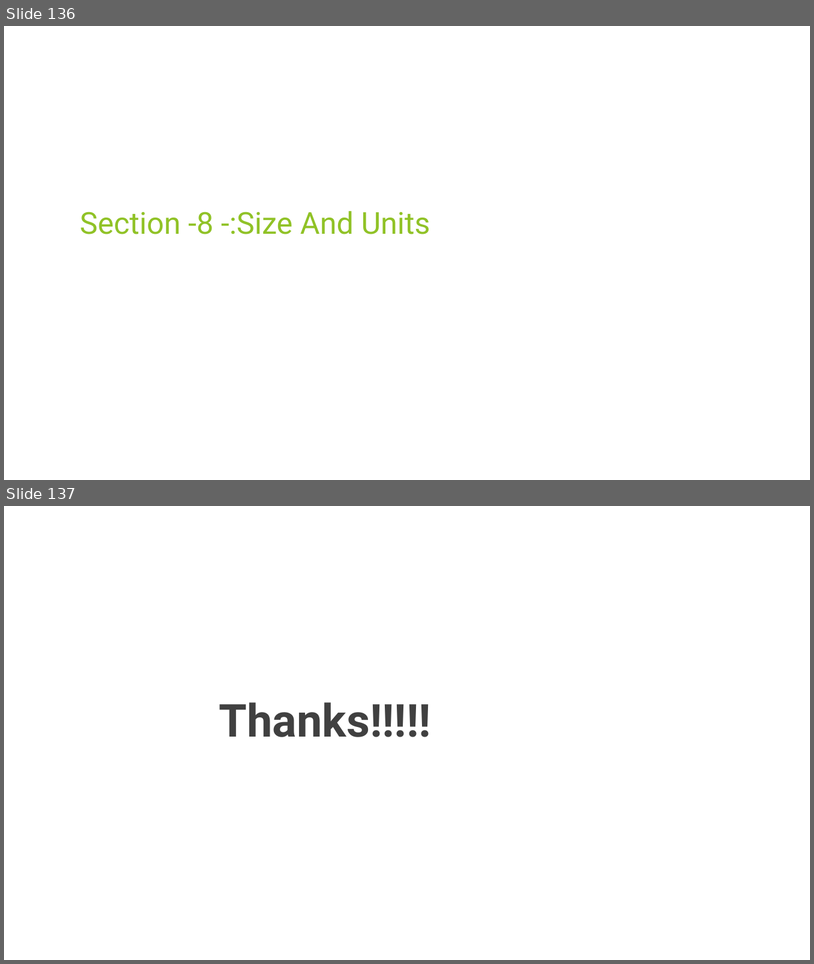
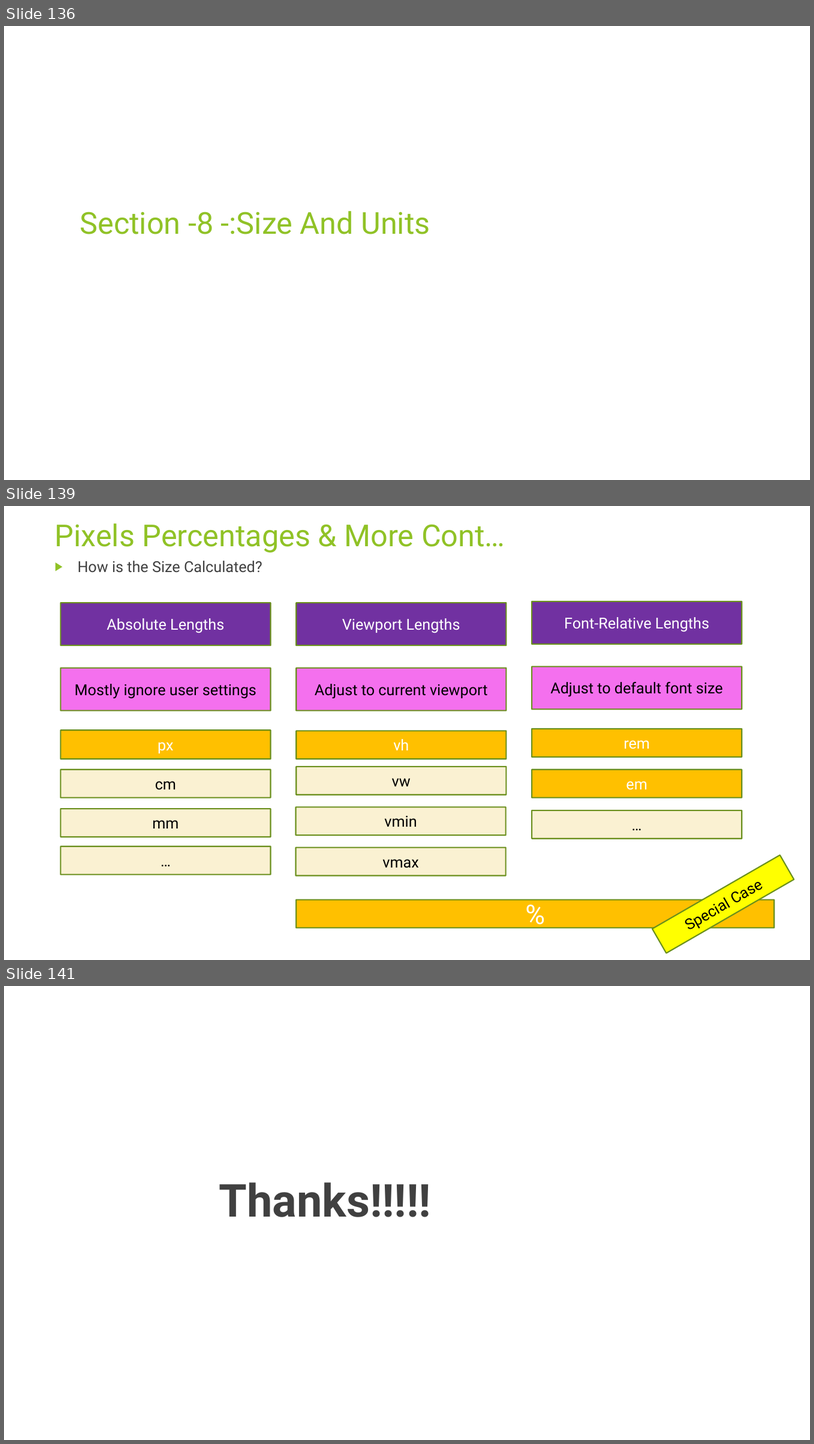
Before and after one commit to rudhrainfogain/CSS, a slide deck: PPT/Css-v8.pptx. Shown one above the other, each under a label of ours: slides 136 and 137 before the commit, slides 136, 139 and 141 after it; the slides between them are not shown. The pictures are 814x964 and 814x1444 pixels, drawn with LibreOffice and Linux fonts; fonts in the diff are those of the drawing. Boxes give left, top, right and bottom in pixels: in the first picture for what was removed or moved away, otherwise in the second. Text is boxed around its words. In the diff, an @@ line names an element or a change of style, - is before the commit and + after.

```diff
--- a/PPT/Css-v8.pptx
+++ b/PPT/Css-v8.pptx
@@ slide 139 added at [4, 506, 810, 960], background #FFFFFF @@
@@ title added at [55, 523, 505, 553], 36 pt, text #90C226 @@
+Pixels Percentages & More Cont…
@@ text added at [78, 561, 263, 573], 18 pt, text #404040 @@
+▶ How is the Size Calculated?
@@ rectangle added at [61, 603, 271, 646], fill #7131A1, outline #6B901C 1.5 pt, 18 pt, text #FFFFFF @@
+Absolute Lengths
@@ rectangle added at [296, 603, 506, 646], fill #7131A1, outline #6B901C 1.5 pt, 18 pt, text #FFFFFF @@
+Viewport Lengths
@@ rectangle added at [532, 601, 742, 645], fill #7131A1, outline #6B901C 1.5 pt, 18 pt, text #FFFFFF @@
+Font-Relative Lengths
@@ rectangle added at [532, 666, 742, 709], fill #F470EE, outline #6B901C 1.5 pt, 18 pt, text #000000 @@
+Adjust to default font size
@@ rectangle added at [61, 668, 271, 711], fill #F470EE, outline #6B901C 1.5 pt, 18 pt, text #000000 @@
+Mostly ignore user settings
@@ rectangle added at [296, 668, 506, 711], fill #F470EE, outline #6B901C 1.5 pt, 18 pt, text #000000 @@
+Adjust to current viewport
@@ rectangle added at [61, 730, 271, 759], fill #FFC000, outline #6B901C 1.5 pt, 18 pt, text #FFFFFF @@
+px
@@ rectangle added at [296, 730, 506, 758], fill #FFC000, outline #6B901C 1.5 pt, 18 pt, text #FFFFFF @@
+vh
@@ rectangle added at [532, 729, 742, 756], fill #FFC000, outline #6B901C 1.5 pt, 18 pt, text #FFFFFF @@
+rem
@@ rectangle added at [61, 769, 271, 797], fill #FAF1D2, outline #6B901C 1.5 pt, 18 pt, text #000000 @@
+cm
@@ rectangle added at [296, 766, 506, 794], fill #FAF1D2, outline #6B901C 1.5 pt, 18 pt, text #000000 @@
+vw
@@ rectangle added at [532, 769, 742, 797], fill #FFC000, outline #6B901C 1.5 pt, 18 pt, text #FFFFFF @@
+em
@@ rectangle added at [61, 808, 271, 837], fill #FAF1D2, outline #6B901C 1.5 pt, 18 pt, text #000000 @@
+mm
@@ rectangle added at [296, 807, 506, 834], fill #FAF1D2, outline #6B901C 1.5 pt, 18 pt, text #000000 @@
+vmin
@@ rectangle added at [532, 810, 742, 838], fill #FAF1D2, outline #6B901C 1.5 pt, 18 pt, text #000000 @@
+…
@@ rectangle added at [61, 846, 271, 874], fill #FAF1D2, outline #6B901C 1.5 pt, 18 pt, text #000000 @@
+…
@@ rectangle added at [296, 847, 506, 875], fill #FAF1D2, outline #6B901C 1.5 pt, 18 pt, text #000000 @@
+vmax
@@ rectangle added at [653, 855, 795, 952], fill #FFFF00, outline #6B901C 1.5 pt, 18 pt, text #000000 @@
+Special Case
@@ rectangle added at [296, 899, 775, 927], fill #FFC000, outline #6B901C 1.5 pt, 32 pt, text #FFFFFF @@
+%
@@ what was slide 137 is now slide 141 @@
```
Also in this commit, not shown: 3 other slides added.
